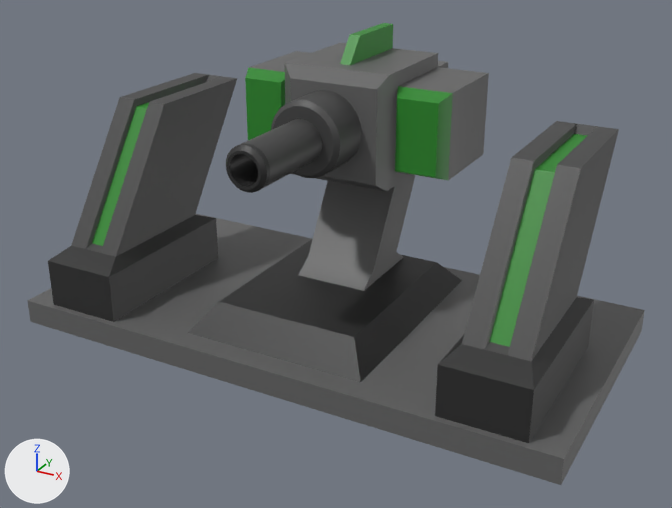
What one commit did to the glTF model Models/gunSize2.glb.
Camera for both pictures: a camera (50 mm lens) standing at (1.88, -2.47, 1.51) and looking at (0.56, -0.06, 0.31). The axes (+X, +Y, +Z) are drawn at lower left. The lights are the same throughout. Vertices at the same position are counted once.

Names of what the first picture shows: 'Guns Size 2'.
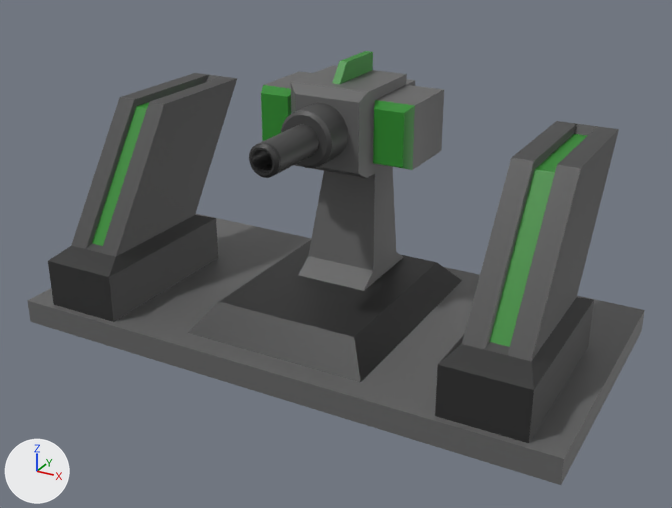
The edits, one by one:
me_cube_012 has 436 vertices, 798 faces and spans x -0.42..1.44, y -0.49..0.49, z 0.0..0.97.
me_cube_012 is used by ob_guns_size_2; location (0.0, 0.0, 0.0).
me_cube_012 part 1: the loose piece of 84 vertices spanning x 0.15..0.87, y -0.03..0.49, z 0.52..0.97 is scaled about its middle by 0.739, then moved by (0.0, -0.1, -0.01).
me_cube_012 part 2: the loose piece of 216 vertices spanning x 0.39..0.63, y -0.49..0.03, z 0.59..0.83 is scaled about its middle by 0.739, then moved by (0.0, 0.02, 0.0).
Part 3, on me_cube_012:
Vertex 76 of me_cube_012 moves from (0.63, 0.18, 0.54) to (0.6, 0.1, 0.59).
Vertex 77 of me_cube_012 moves from (0.38, 0.18, 0.54) to (0.42, 0.1, 0.59).
Vertex 78 of me_cube_012 moves from (0.63, 0.22, 0.48) to (0.6, 0.13, 0.54).
Vertex 79 of me_cube_012 moves from (0.38, 0.22, 0.48) to (0.42, 0.13, 0.54).
Vertex 80 of me_cube_012 moves from (0.63, 0.31, 0.46) at pixel (406, 180) to (0.6, 0.19, 0.52) at pixel (383, 170).
Vertex 81 of me_cube_012 moves from (0.38, 0.31, 0.46) to (0.42, 0.19, 0.52).
Vertex 82 of me_cube_012 moves from (0.63, 0.4, 0.48) to (0.6, 0.26, 0.54).
Vertex 83 of me_cube_012 moves from (0.38, 0.4, 0.48) to (0.42, 0.26, 0.54).
Vertex 84 of me_cube_012 moves from (0.63, 0.43, 0.54) to (0.6, 0.28, 0.59).
Vertex 85 of me_cube_012 moves from (0.38, 0.43, 0.54) to (0.42, 0.28, 0.59).
me_cube_012 part 4: all 4 faces centred in x 0.47..0.55, y 0.01..0.17, z 0.19..0.4 are now shaded flat.

Pixel boxes (x1, y1, x2, y2) of what changed, in the pictures (672 x 508 px; the box of a moved part takes in the faces that stretch with it):
'Guns Size 2', reshaped, shading changed (6% shorter): before (28, 23, 645, 485); after (28, 51, 645, 485)
part 1 of me_cube_012, moved or reshaped: before (245, 23, 489, 191); after (261, 51, 444, 178)
part 2 of me_cube_012, moved or reshaped: before (226, 90, 362, 193); after (249, 103, 348, 178)
part 3 of me_cube_012, moved or reshaped: before (309, 174, 415, 271); after (308, 166, 396, 271)
part 4 of me_cube_012, shading changed: (299, 256, 373, 291) in both
